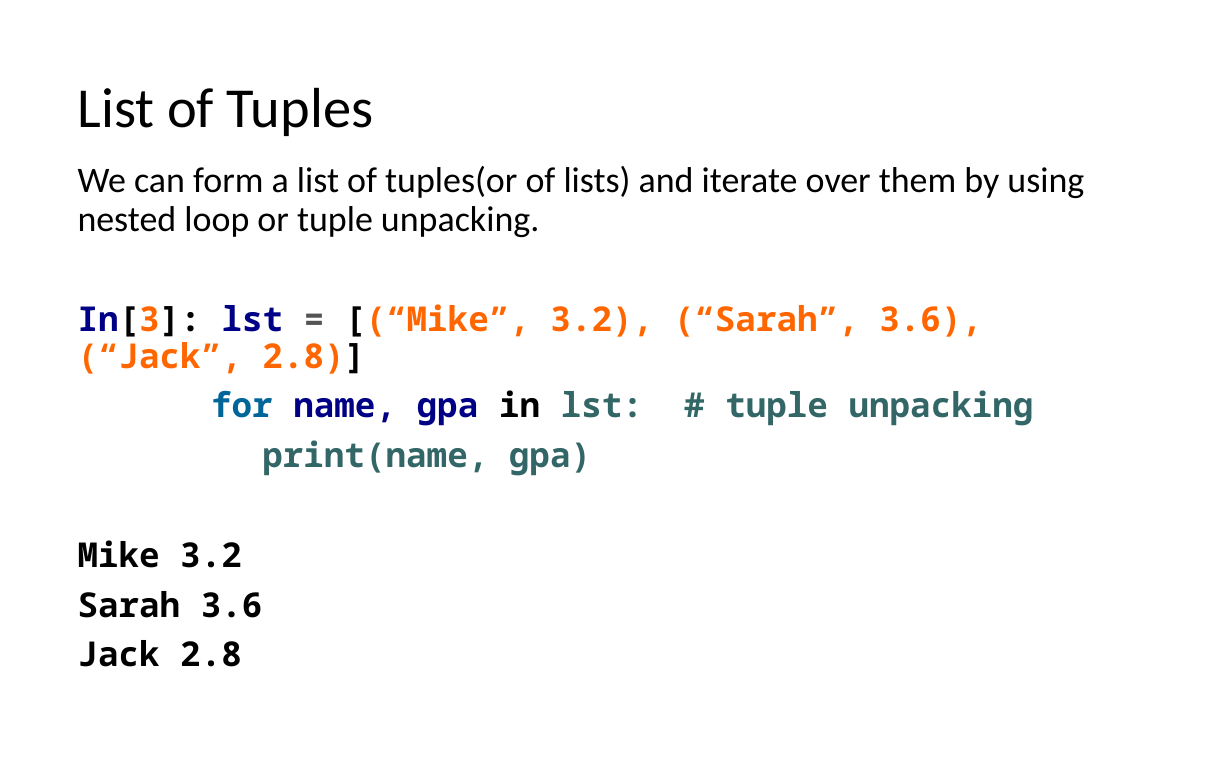
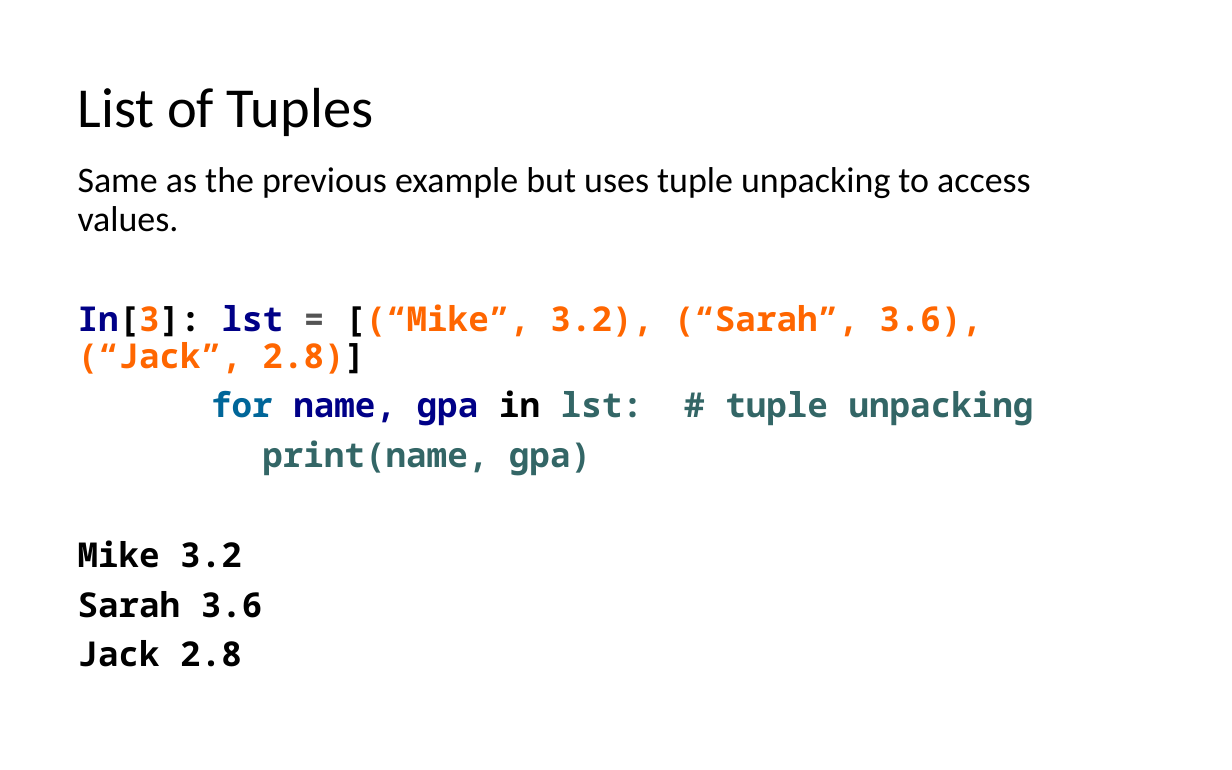
Before and after one commit to LongBaoNguyen/longbaonguyen.github.io, a slide deck: slide 10 of courses/apcsp/lect7.pptx (slide 9 before the commit). Drawn at 1232x770 pixels with LibreOffice and Linux fonts; fonts in the diff are those of the drawing. Boxes give left, top, right and bottom in pixels: in the first picture for what was removed or moved away, otherwise in the second. Text is boxed around its words. In the diff, an @@ line names an element or a change of style, - is before the commit and + after.

```diff
--- a/courses/apcsp/lect7.pptx
+++ b/courses/apcsp/lect7.pptx
@@ text at (78,167,1031,232): text changed @@
-We can form a list of tuples(or of lists) and iterate over them by using nested loop or tuple unpacking.
+Same as the previous example but uses tuple unpacking to access values.
```
Also in this commit, not shown: 2 other slides changed, 3 slides added, 3 other files.
